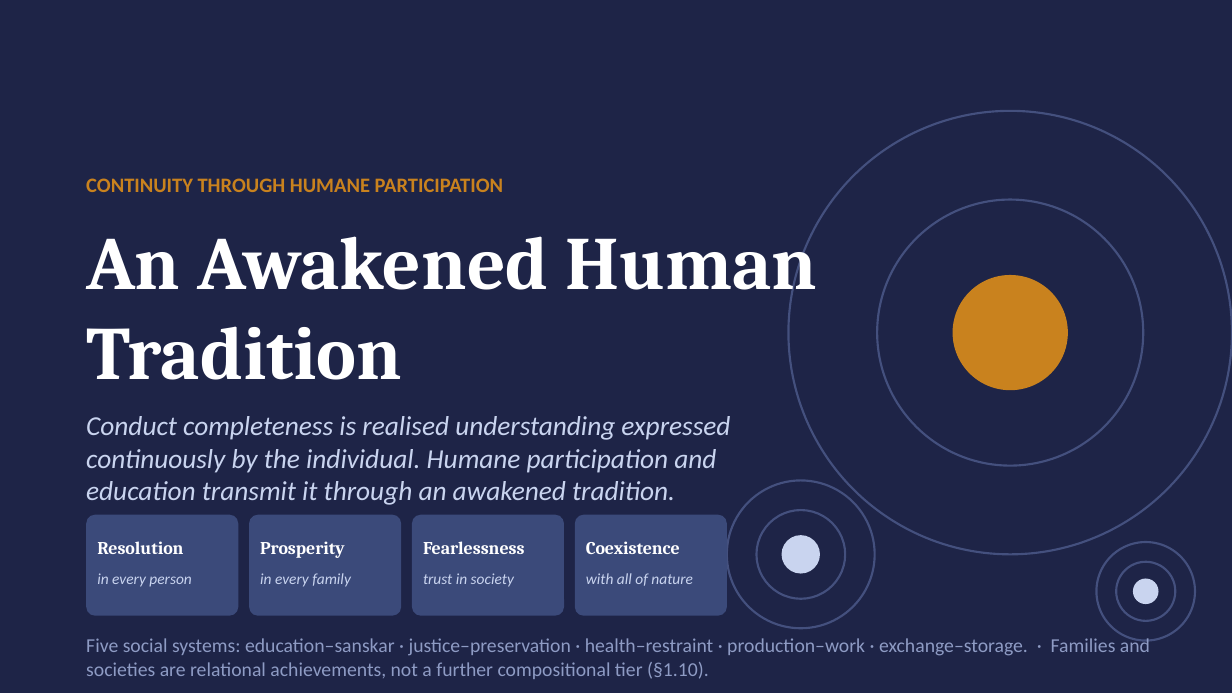
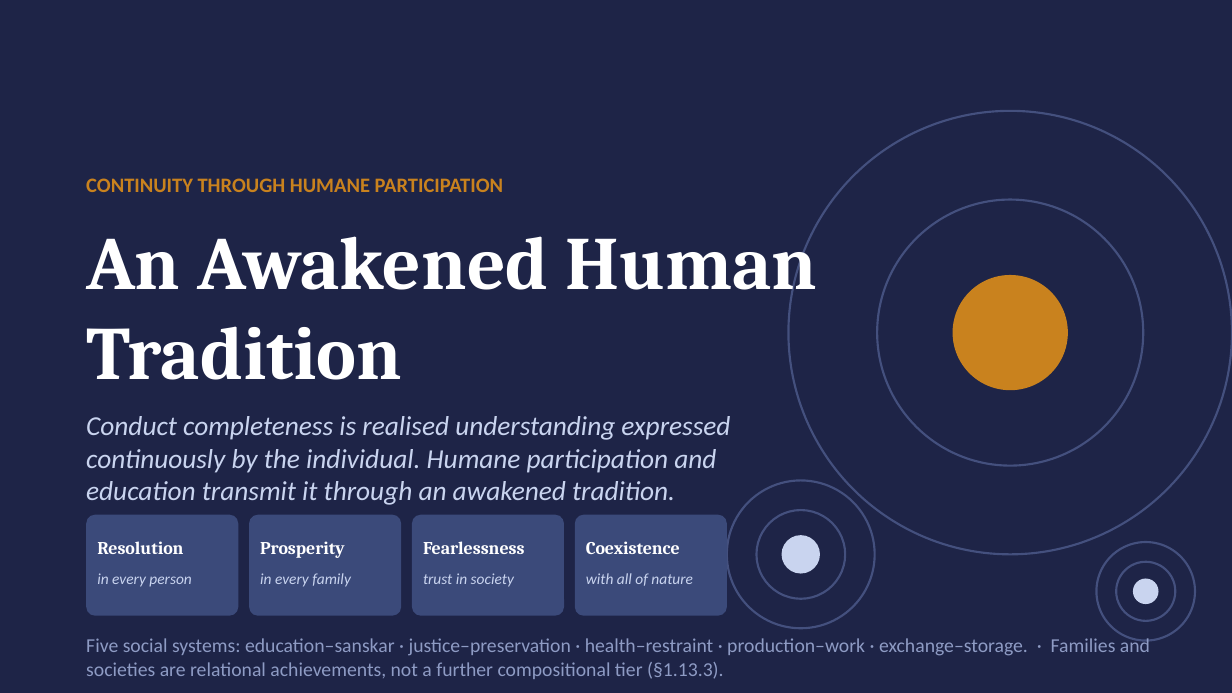
Before and after one commit to raghavamohan/AnalyticMadhyasthDarshan, a slide deck: slide 27 of Studies/The-Ontology-of-Coexistence/The-Ontology-of-Existence-Madhyasth-Darshan.pptx. Drawn at 1232x693 pixels with LibreOffice and Linux fonts; fonts in the diff are those of the drawing. Boxes give left, top, right and bottom in pixels: in the first picture for what was removed or moved away, otherwise in the second. Text is boxed around its words. In the diff, an @@ line names an element or a change of style, - is before the commit and + after.

```diff
--- a/Studies/The-Ontology-of-Coexistence/The-Ontology-of-Existence-Madhyasth-Darshan.pptx
+++ b/Studies/The-Ontology-of-Coexistence/The-Ontology-of-Existence-Madhyasth-Darshan.pptx
@@ text at [86,636,1150,679]: text changed @@
-Five social systems: education–sanskar · justice–preservation · health–restraint · production–work · exchange–storage. · Families and societies are relational achievements, not a further compositional tier (§1.10).
+Five social systems: education–sanskar · justice–preservation · health–restraint · production–work · exchange–storage. · Families and societies are relational achievements, not a further compositional tier (§1.13.3).
```
Also in this commit, not shown: 19 other slides changed, 57 other files.
